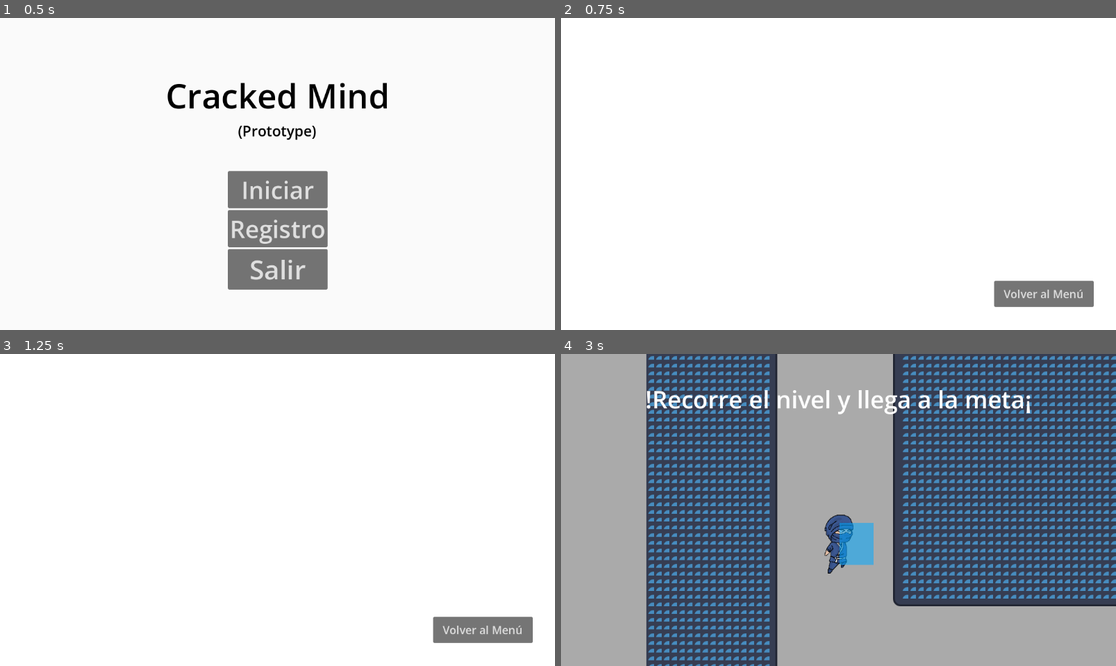
Above: before the commit, frames 1-4 (two rows, left to right).
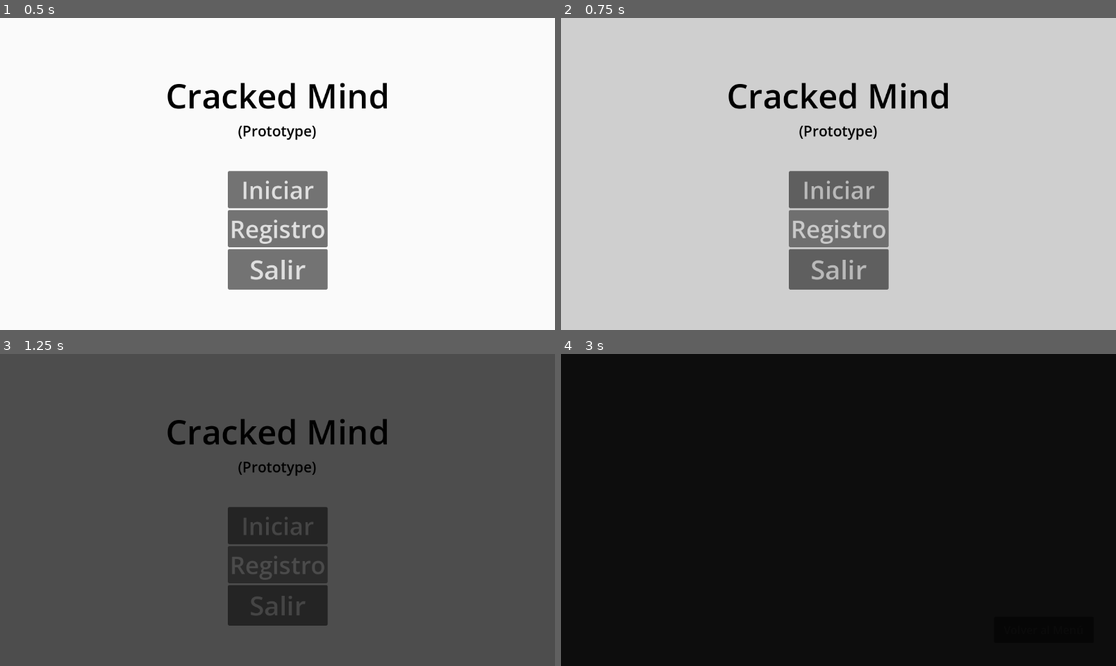
Above: after the commit, the same moments.

Repository: a24axeltl/project_game_dam
Game: Godot game, scene res://scenes/interfaces/menus/menu_main/main_menu.tscn
Two runs of this game, one before a commit and one after it. Both use one fixed random seed, a clock stepped at 60 frames per second and the inputs below. The engine's default icon, where the game draws it, is replaced by a stand-in: a white triangle on a blue panel in a dark square. Sound files missing from this copy of the repository are replaced by a short silence.
Inputs (mouse positions are in pixels of both pictures, inside the frame that each line leads up to):
- Up to frame 1 (0.5 s): no input
- Up to frame 2 (0.75 s): click "Registro" at 0.5 s
- Up to frame 3 (1.25 s): no input
- Up to frame 4 (3 s): click (1043, 628) at 1.25 s, where only the run before the commit has a clickable "Volver al Menú"; click (1043, 628) at 2 s, where only the run after the commit has a clickable "Volver al Menú"; click (838, 525) at 2.75 s, where only the run before the commit has a clickable "Iniciar"

Frame 1 is identical in both runs. In frame 2, 100% of the frame differs, in the area x 0-100%, y 0-100%; in frame 3, 100%; in frame 4, 100%.

Commit message:
Fundido entre transiciones implementado

Diff:
--- a/global_scripts/sound_global.gd
+++ b/global_scripts/sound_global.gd
@@ -11,6 +11,9 @@
 
 func play_victory_melody():
 	play_music(preload("res://assets/audio/music/victory/Victory_Melody.mp3"))
+
+func play_register_theme():
+	play_music(preload("res://assets/audio/music/menu_register/RegisterTheme.mp3"))
 
 func play_sound_damage():
 	play_sound(preload("res://assets/audio/sound/damage/damage.mp3"))
@@ -42,3 +45,6 @@
 	if musicPlayer.is_playing():
 		musicPlayer.stop()
 	musicPlayer.play()
+
+func stop_music():
+	musicPlayer.stop()
--- a/scenes/controller_levels/controller_levels.gd
+++ b/scenes/controller_levels/controller_levels.gd
@@ -3,6 +3,7 @@
 @export var levels: Array[PackedScene]
 @export var bosses: Array[PackedScene]
 @export var menu_modificators: Control
+@export var transiction_scene: Control
 
 var _instance_level: Node
 var _actual_level: int = 1
@@ -41,12 +42,18 @@
 
 func next_level():
 	unpause()
+
+	transiction_scene.show()
+	transiction_scene.to_dark_not_load()
+	await transiction_scene.transcition
+
 	if _actual_level >= _end_level:
 		get_tree().change_scene_to_packed(get_boss())
 	else:
 		_actual_level += 1
 		delete_level()
 		create_level.call_deferred(_actual_level)
+	transiction_scene.hide()
 
 func get_boss():
 	bosses.shuffle()
--- a/scenes/controller_levels/controller_levels.tscn
+++ b/scenes/controller_levels/controller_levels.tscn
@@ -6,18 +6,25 @@
 [ext_resource type="PackedScene" uid="uid://cjdtdk3bgbteu" path="res://scenes/levels/test_levels/test_level_metas.tscn" id="4_lhwf4"]
 [ext_resource type="PackedScene" uid="uid://c83l63vw008if" path="res://scenes/levels/test_levels/test_level_jefe.tscn" id="5_ix8gd"]
 [ext_resource type="PackedScene" uid="uid://wunkf12l6vwg" path="res://scenes/interfaces/menus/menu_modificators/menu_modificators.tscn" id="7_4wyme"]
+[ext_resource type="PackedScene" uid="uid://c2owqm8ke0db1" path="res://scenes/transition_scene/transcition_scene.tscn" id="7_ppdki"]
 
-[node name="ControllerLevels" type="Node2D" unique_id=2080523597 node_paths=PackedStringArray("menu_modificators")]
+[node name="ControllerLevels" type="Node2D" unique_id=2080523597 node_paths=PackedStringArray("menu_modificators", "transiction_scene")]
 script = ExtResource("1_iyxch")
 levels = Array[PackedScene]([ExtResource("3_ppdki"), ExtResource("4_lhwf4"), ExtResource("2_4wyme")])
 bosses = Array[PackedScene]([ExtResource("5_ix8gd")])
 menu_modificators = NodePath("CanvasLayer/MenuModificators")
+transiction_scene = NodePath("CanvasLayer/TranscitionScene")
 
 [node name="CanvasLayer" type="CanvasLayer" parent="." unique_id=1616295871]
 
 [node name="MenuModificators" parent="CanvasLayer" unique_id=164326612 instance=ExtResource("7_4wyme")]
+visible = false
 anchors_preset = 8
 anchor_left = 0.5
 anchor_top = 0.5
 anchor_right = 0.5
 anchor_bottom = 0.5
+
+[node name="TranscitionScene" parent="CanvasLayer" unique_id=1119988889 instance=ExtResource("7_ppdki")]
+process_mode = 3
+visible = false
--- a/scenes/interfaces/buttons/exit_button/exit_button.gd
+++ b/scenes/interfaces/buttons/exit_button/exit_button.gd
@@ -1,7 +1,12 @@
 extends Button
+
+@export var transcitionScene: Control
 
 func _ready() -> void:
 	pressed.connect(_press_button)
 
 func _press_button():
+	transcitionScene.show()
+	transcitionScene.to_dark_not_load()
+	await transcitionScene.transcition
 	get_tree().quit(0)
--- a/scenes/interfaces/buttons/menu_button/menu_button.gd
+++ b/scenes/interfaces/buttons/menu_button/menu_button.gd
@@ -1,8 +1,13 @@
 extends Button
+
+@export var transcitionScene: Control
 
 func _ready() -> void:
 	pressed.connect(_press_button)
 
 func _press_button():
 	SoundController.play_sound_button()
-	get_tree().change_scene_to_file("res://scenes/interfaces/menus/menu_main/main_menu.tscn")
+
+	var loadScene: PackedScene = load("res://scenes/interfaces/menus/menu_main/main_menu.tscn")
+	transcitionScene.show()
+	transcitionScene.to_dark(loadScene)
--- a/scenes/interfaces/buttons/register_button/register_button.gd
+++ b/scenes/interfaces/buttons/register_button/register_button.gd
@@ -1,7 +1,11 @@
 extends Button
+
+@export var transcitionScene: Control
 
 func _ready() -> void:
 	pressed.connect(_press_button)
 
 func _press_button():
-	get_tree().change_scene_to_file("res://scenes/interfaces/menus/menu_register/menu_register.tscn")
+	var register_scene = load("res://scenes/interfaces/menus/menu_register/menu_register.tscn")
+	transcitionScene.show()
+	transcitionScene.to_dark(register_scene)
--- a/scenes/interfaces/buttons/retry_button/retry_button.gd
+++ b/scenes/interfaces/buttons/retry_button/retry_button.gd
@@ -1,4 +1,6 @@
 extends Button
+
+@export var transcitionScene: Control
 
 func _ready() -> void:
 	pressed.connect(_press_button)
@@ -8,5 +10,6 @@
 	HabilitysController.load_script()
 	RunScript.load_script()
 
-	var loadScene = load("res://scenes/load_scene/load_scene.tscn")
-	get_tree().change_scene_to_packed(loadScene)
+	var loadScene: PackedScene = load("res://scenes/load_scene/load_scene.tscn")
+	transcitionScene.show()
+	transcitionScene.to_dark(loadScene)
--- a/scenes/interfaces/menus/menu_death/menu_death.tscn
+++ b/scenes/interfaces/menus/menu_death/menu_death.tscn
@@ -4,6 +4,7 @@
 [ext_resource type="Texture2D" uid="uid://b5qw22e2rnud" path="res://assets/images/joke/death_pose.png" id="1_dp3h3"]
 [ext_resource type="PackedScene" uid="uid://c4lyeios8k7ic" path="res://scenes/interfaces/buttons/retry_button/retry_button.tscn" id="3_ct0de"]
 [ext_resource type="PackedScene" uid="uid://bhnj4co7jqqhw" path="res://scenes/interfaces/buttons/exit_button/exit_button.tscn" id="4_p3n1m"]
+[ext_resource type="PackedScene" uid="uid://c2owqm8ke0db1" path="res://scenes/transition_scene/transcition_scene.tscn" id="5_p3n1m"]
 
 [node name="MenuDeath" type="Control" unique_id=1115627666 node_paths=PackedStringArray("containerButton")]
 layout_mode = 3
@@ -63,8 +64,14 @@
 grow_horizontal = 2
 grow_vertical = 0
 
-[node name="RetryButton" parent="ContainerButtons" unique_id=1851239433 instance=ExtResource("3_ct0de")]
+[node name="RetryButton" parent="ContainerButtons" unique_id=1851239433 node_paths=PackedStringArray("transcitionScene") instance=ExtResource("3_ct0de")]
 layout_mode = 2
+transcitionScene = NodePath("../../TranscitionScene")
 
-[node name="ExitButton" parent="ContainerButtons" unique_id=667873823 instance=ExtResource("4_p3n1m")]
+[node name="ExitButton" parent="ContainerButtons" unique_id=667873823 node_paths=PackedStringArray("transcitionScene") instance=ExtResource("4_p3n1m")]
 layout_mode = 2
+transcitionScene = NodePath("../../TranscitionScene")
+
+[node name="TranscitionScene" parent="." unique_id=1119988889 instance=ExtResource("5_p3n1m")]
+visible = false
+layout_mode = 1
--- a/scenes/interfaces/menus/menu_main/main_menu.gd
+++ b/scenes/interfaces/menus/menu_main/main_menu.gd
@@ -3,5 +3,6 @@
 @export var containerButton: VBoxContainer
 
 func _ready() -> void:
+	SoundController.stop_music()
 	for button: Button in containerButton.get_children():
 		button.pressed.connect(SoundController.play_sound_button)
--- a/scenes/interfaces/menus/menu_main/main_menu.tscn
+++ b/scenes/interfaces/menus/menu_main/main_menu.tscn
@@ -5,6 +5,7 @@
 [ext_resource type="PackedScene" uid="uid://bhnj4co7jqqhw" path="res://scenes/interfaces/buttons/exit_button/exit_button.tscn" id="3_0da7h"]
 [ext_resource type="Theme" uid="uid://iqax3mw7anee" path="res://themes/menu_button.tres" id="3_6frwu"]
 [ext_resource type="PackedScene" uid="uid://c5rnm0dqqks4v" path="res://scenes/interfaces/buttons/register_button/register_button.tscn" id="4_6frwu"]
+[ext_resource type="PackedScene" uid="uid://c2owqm8ke0db1" path="res://scenes/transition_scene/transcition_scene.tscn" id="6_gasii"]
 
 [node name="MainMenu" type="Control" unique_id=366997339 node_paths=PackedStringArray("containerButton")]
 layout_mode = 3
@@ -60,14 +61,21 @@
 grow_horizontal = 2
 grow_vertical = 0
 
-[node name="RetryButton" parent="ContainerButton" unique_id=1851239433 instance=ExtResource("2_f87hv")]
+[node name="RetryButton" parent="ContainerButton" unique_id=1851239433 node_paths=PackedStringArray("transcitionScene") instance=ExtResource("2_f87hv")]
 layout_mode = 2
 theme = ExtResource("3_6frwu")
 text = "Iniciar"
+transcitionScene = NodePath("../../TranscitionScene")
 
-[node name="RegisterButton" parent="ContainerButton" unique_id=589993138 instance=ExtResource("4_6frwu")]
+[node name="RegisterButton" parent="ContainerButton" unique_id=589993138 node_paths=PackedStringArray("transcitionScene") instance=ExtResource("4_6frwu")]
 layout_mode = 2
+transcitionScene = NodePath("../../TranscitionScene")
 
-[node name="ExitButton" parent="ContainerButton" unique_id=667873823 instance=ExtResource("3_0da7h")]
+[node name="ExitButton" parent="ContainerButton" unique_id=667873823 node_paths=PackedStringArray("transcitionScene") instance=ExtResource("3_0da7h")]
 layout_mode = 2
 theme = ExtResource("3_6frwu")
+transcitionScene = NodePath("../../TranscitionScene")
+
+[node name="TranscitionScene" parent="." unique_id=1119988889 instance=ExtResource("6_gasii")]
+visible = false
+layout_mode = 1
--- a/scenes/interfaces/menus/menu_modificators/menu_modificators.gd
+++ b/scenes/interfaces/menus/menu_modificators/menu_modificators.gd
@@ -2,6 +2,7 @@
 
 @export var vbox_container: VBoxContainer
 @export var array_modificators: Array [PackedScene]
+@export var transcitionScene: Control
 
 func _ready() -> void:
 	visibility_changed.connect(reload)
--- a/scenes/interfaces/menus/menu_modificators/menu_modificators.tscn
+++ b/scenes/interfaces/menus/menu_modificators/menu_modificators.tscn
@@ -8,7 +8,7 @@
 [ext_resource type="PackedScene" uid="uid://b3nyxfdwae3n8" path="res://scenes/modificators/upgrades/life_upgrade/life_upgrade.tscn" id="6_e78ir"]
 [ext_resource type="PackedScene" uid="uid://bhbx3o2obqpib" path="res://scenes/modificators/upgrades/time_upgrades/time_reduction/time_dash_reduction/time_dash_reduction.tscn" id="8_w7jd6"]
 
-[node name="MenuModificators" type="Control" unique_id=164326612 node_paths=PackedStringArray("vbox_container")]
+[node name="MenuModificators" type="Control" unique_id=164326612 node_paths=PackedStringArray("vbox_container", "transcitionScene")]
 process_mode = 3
 layout_mode = 3
 anchors_preset = 15
@@ -19,6 +19,7 @@
 script = ExtResource("1_y5lxe")
 vbox_container = NodePath("VBoxContainer")
 array_modificators = Array[PackedScene]([ExtResource("4_aqxoi"), ExtResource("5_jgdg1"), ExtResource("5_d26cb"), ExtResource("5_dsik6"), ExtResource("6_e78ir"), ExtResource("8_w7jd6")])
+transcitionScene = NodePath("")
 
 [node name="VBoxContainer" type="VBoxContainer" parent="." unique_id=968497925]
 layout_mode = 1
--- a/scenes/interfaces/menus/menu_register/menu_register.gd
+++ b/scenes/interfaces/menus/menu_register/menu_register.gd
@@ -4,17 +4,19 @@
 @export var labelsContainer: VBoxContainer
 
 func _ready() -> void:
+	SoundController.play_register_theme()
+
 	labelsContainer.hide()
 	var history_data: Dictionary = RunScript.get_history_file_data()
 
 	if !history_data.is_empty():
-		var size = history_data.size()
-		for i in size:
+		var size_history = history_data.size()
+		for i in size_history:
 			var key_name = str("run_",i + 1)
 			var run_data: Dictionary = history_data[key_name]
 
 			var button_run = Button.new()
-			button_run.text = str("Run ",i)
+			button_run.text = str("Run ",i + 1)
 			if  run_data["Success"] == false:
 				button_run.add_theme_color_override("font_color",Color.RED)
 
--- a/scenes/interfaces/menus/menu_register/menu_register.tscn
+++ b/scenes/interfaces/menus/menu_register/menu_register.tscn
@@ -4,6 +4,7 @@
 [ext_resource type="Script" uid="uid://dvqtgwkb206kt" path="res://scenes/interfaces/menus/menu_register/menu_register.gd" id="1_u17v1"]
 [ext_resource type="Theme" uid="uid://iqax3mw7anee" path="res://themes/menu_button.tres" id="2_unt1x"]
 [ext_resource type="PackedScene" uid="uid://chqou6d7x3tuw" path="res://scenes/interfaces/containers/run_information_container/run_information_container.tscn" id="3_unt1x"]
+[ext_resource type="PackedScene" uid="uid://c2owqm8ke0db1" path="res://scenes/transition_scene/transcition_scene.tscn" id="5_3wtni"]
 
 [node name="MenuRegister" type="Control" unique_id=1128665787 node_paths=PackedStringArray("buttonsContainer", "labelsContainer") groups=["register"]]
 layout_mode = 3
@@ -21,7 +22,7 @@
 offset_right = 1153.0
 offset_bottom = 651.0
 
-[node name="MenuButton" parent="." unique_id=784250946 instance=ExtResource("1_7snj4")]
+[node name="MenuButton" parent="." unique_id=784250946 node_paths=PackedStringArray("transcitionScene") instance=ExtResource("1_7snj4")]
 layout_mode = 0
 offset_left = 899.0
 offset_top = 546.0
@@ -29,6 +30,7 @@
 offset_bottom = 600.0
 theme = ExtResource("2_unt1x")
 theme_override_font_sizes/font_size = 23
+transcitionScene = NodePath("../TranscitionScene")
 
 [node name="LabelContainer" parent="." unique_id=1624034873 instance=ExtResource("3_unt1x")]
 layout_mode = 0
@@ -46,3 +48,9 @@
 offset_top = 59.0
 offset_right = 90.0
 offset_bottom = 99.0
+
+[node name="TranscitionScene" parent="." unique_id=1119988889 instance=ExtResource("5_3wtni")]
+visible = false
+layout_mode = 1
+offset_top = 1.0
+offset_bottom = 1.0
--- a/scenes/interfaces/menus/menu_results/menu_results.tscn
+++ b/scenes/interfaces/menus/menu_results/menu_results.tscn
@@ -14,6 +14,7 @@
 [ext_resource type="Texture2D" uid="uid://fn6p8lf3rrgy" path="res://assets/interface/celebrate_results/frame_6_delay-0.03s.png" id="8_ljjlo"]
 [ext_resource type="Texture2D" uid="uid://bkxpkheraml6t" path="res://assets/interface/celebrate_results/frame_7_delay-0.04s.png" id="9_ca5lo"]
 [ext_resource type="Texture2D" uid="uid://d313di8tkuj8e" path="res://assets/interface/celebrate_results/frame_8_delay-0.04s.png" id="10_dd5hj"]
+[ext_resource type="PackedScene" uid="uid://c2owqm8ke0db1" path="res://scenes/transition_scene/transcition_scene.tscn" id="15_222ou"]
 
 [sub_resource type="SpriteFrames" id="SpriteFrames_vy634"]
 animations = [{
@@ -86,17 +87,20 @@
 offset_right = 598.0
 offset_bottom = 217.0
 
-[node name="MenuButton" parent="Camera2D/ButtonsContainer" unique_id=784250946 instance=ExtResource("2_pxgxe")]
+[node name="MenuButton" parent="Camera2D/ButtonsContainer" unique_id=784250946 node_paths=PackedStringArray("transcitionScene") instance=ExtResource("2_pxgxe")]
 layout_mode = 2
 theme_override_font_sizes/font_size = 23
+transcitionScene = NodePath("../../../TranscitionScene")
 
-[node name="RetryButton" parent="Camera2D/ButtonsContainer" unique_id=1851239433 instance=ExtResource("3_acbi1")]
+[node name="RetryButton" parent="Camera2D/ButtonsContainer" unique_id=1851239433 node_paths=PackedStringArray("transcitionScene") instance=ExtResource("3_acbi1")]
 layout_mode = 2
 theme_override_font_sizes/font_size = 23
+transcitionScene = NodePath("../../../TranscitionScene")
 
-[node name="ExitButton" parent="Camera2D/ButtonsContainer" unique_id=667873823 instance=ExtResource("4_m42l6")]
+[node name="ExitButton" parent="Camera2D/ButtonsContainer" unique_id=667873823 node_paths=PackedStringArray("transcitionScene") instance=ExtResource("4_m42l6")]
 layout_mode = 2
 theme_override_font_sizes/font_size = 23
+transcitionScene = NodePath("../../../TranscitionScene")
 
 [node name="CelebrateSprite" type="AnimatedSprite2D" parent="." unique_id=1604032941]
 position = Vector2(-237, -35.999992)
@@ -104,3 +108,10 @@
 sprite_frames = SubResource("SpriteFrames_vy634")
 autoplay = "default"
 frame_progress = 0.07064526
+
+[node name="TranscitionScene" parent="." unique_id=1119988889 instance=ExtResource("15_222ou")]
+visible = false
+offset_left = -573.0
+offset_top = -386.0
+offset_right = -573.0
+offset_bottom = -386.0
--- /dev/null
+++ b/scenes/transition_scene/transcition_scene.gd
@@ -0,0 +1,19 @@
+extends Control
+
+@export var animationPlayer: AnimationPlayer
+signal transcition
+
+func to_light(scene: PackedScene):
+	animationPlayer.play("transicion")
+	await animationPlayer.animation_finished
+	get_tree().change_scene_to_packed(scene)
+
+func to_dark(scene: PackedScene):
+	animationPlayer.play("transicion_2")
+	await animationPlayer.animation_finished
+	get_tree().change_scene_to_packed(scene)
+
+func to_dark_not_load():
+	animationPlayer.play("transicion_2")
+	await animationPlayer.animation_finished
+	transcition.emit()
--- /dev/null
+++ b/scenes/transition_scene/transcition_scene.tscn
@@ -0,0 +1,76 @@
+[gd_scene format=3 uid="uid://c2owqm8ke0db1"]
+
+[ext_resource type="Script" uid="uid://gvjo0c1qxaa6" path="res://scenes/transition_scene/transcition_scene.gd" id="1_tkced"]
+
+[sub_resource type="Animation" id="Animation_d2j43"]
+length = 0.001
+tracks/0/type = "value"
+tracks/0/imported = false
+tracks/0/enabled = true
+tracks/0/path = NodePath("ColorRect:color")
+tracks/0/interp = 1
+tracks/0/loop_wrap = true
+tracks/0/keys = {
+"times": PackedFloat32Array(0),
+"transitions": PackedFloat32Array(1),
+"update": 0,
+"values": [Color(0, 0, 0, 1)]
+}
+
+[sub_resource type="Animation" id="Animation_tkced"]
+resource_name = "transicion"
+tracks/0/type = "value"
+tracks/0/imported = false
+tracks/0/enabled = true
+tracks/0/path = NodePath("ColorRect:color")
+tracks/0/interp = 1
+tracks/0/loop_wrap = false
+tracks/0/keys = {
+"times": PackedFloat32Array(0, 0.9666667),
+"transitions": PackedFloat32Array(1, 1),
+"update": 0,
+"values": [Color(0, 0, 0, 1), Color(0, 0, 0, 0)]
+}
+
+[sub_resource type="Animation" id="Animation_xojp3"]
+resource_name = "transicion_2"
+tracks/0/type = "value"
+tracks/0/imported = false
+tracks/0/enabled = true
+tracks/0/path = NodePath("ColorRect:color")
+tracks/0/interp = 1
+tracks/0/loop_wrap = true
+tracks/0/keys = {
+"times": PackedFloat32Array(0, 0.96666664),
+"transitions": PackedFloat32Array(1, 1),
+"update": 0,
+"values": [Color(0, 0, 0, 0), Color(0, 0, 0, 1)]
+}
+
+[sub_resource type="AnimationLibrary" id="AnimationLibrary_b34j0"]
+_data = {
+&"RESET": SubResource("Animation_d2j43"),
+&"transicion": SubResource("Animation_tkced"),
+&"transicion_2": SubResource("Animation_xojp3")
+}
+
+[node name="TranscitionScene" type="Control" unique_id=1119988889 node_paths=PackedStringArray("animationPlayer")]
+layout_mode = 3
+anchors_preset = 15
+anchor_right = 1.0
+anchor_bottom = 1.0
+grow_horizontal = 2
+grow_vertical = 2
+script = ExtResource("1_tkced")
+animationPlayer = NodePath("AnimationPlayer")
+
+[node name="ColorRect" type="ColorRect" parent="." unique_id=1053802856]
+layout_mode = 0
+offset_left = -197.0
+offset_top = -198.0
+offset_right = 1394.0
+offset_bottom = 837.0
+color = Color(0, 0, 0, 1)
+
+[node name="AnimationPlayer" type="AnimationPlayer" parent="." unique_id=567730493]
+libraries/ = SubResource("AnimationLibrary_b34j0")
--- a/themes/menu_button.tres
+++ b/themes/menu_button.tres
@@ -1,4 +1,4 @@
 [gd_resource type="Theme" format=3 uid="uid://iqax3mw7anee"]
 
 [resource]
-Button/font_sizes/font_size = 24
+Button/font_sizes/font_size = 80
Not shown, added: assets/audio/music/menu_register/RegisterTheme.mp3.import
Not shown, added: scenes/transition_scene/transcition_scene.gd.uid
Not shown, added: assets/audio/music/menu_register/RegisterTheme.mp3
